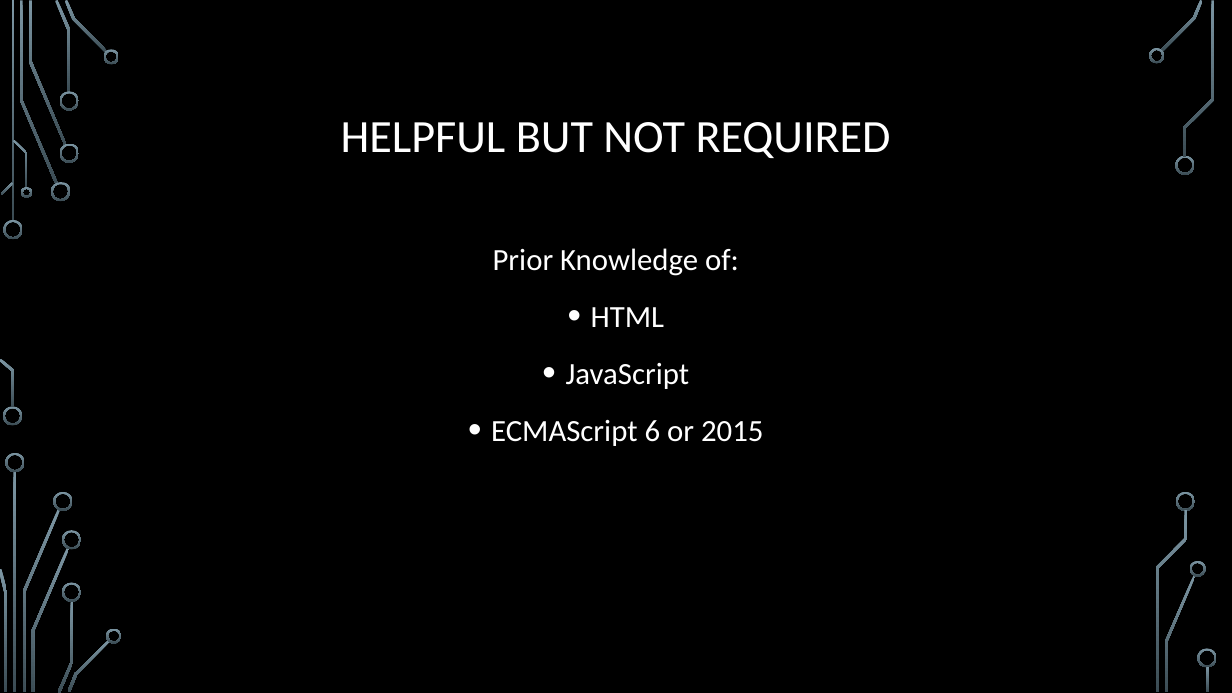
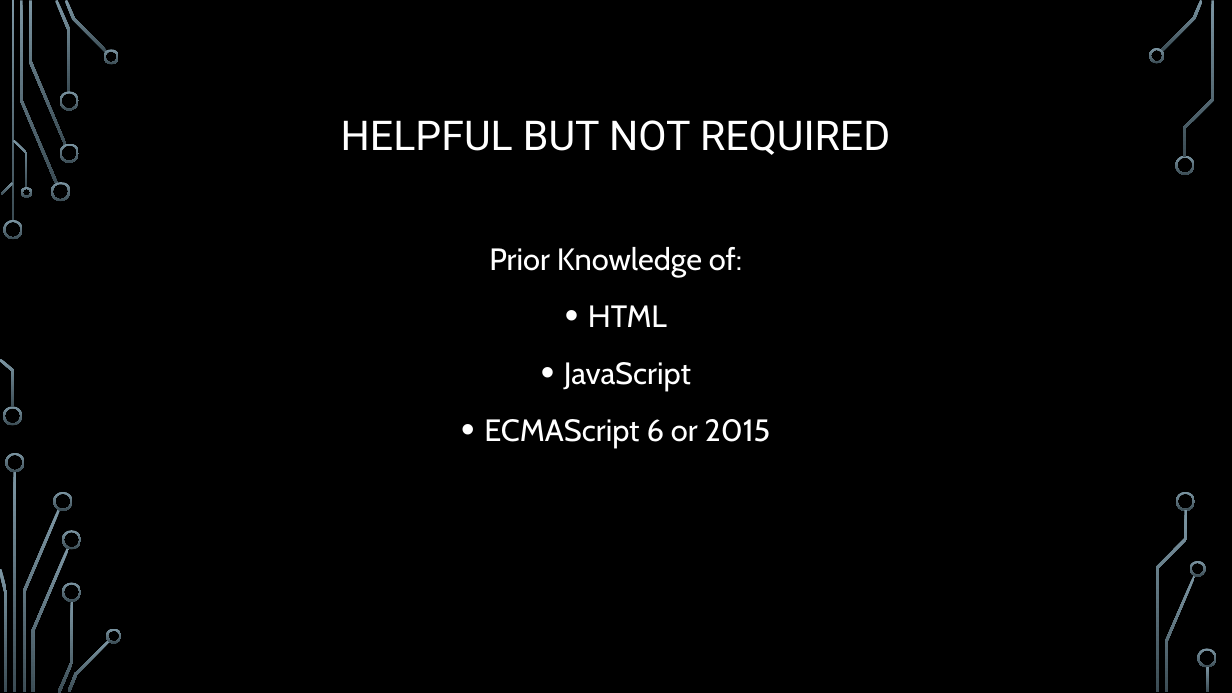
Before and after one commit to kenxwagner/ken_teaches, a slide deck: slide 2 of React/slides/react_lessons_slides.pptx. Drawn at 1232x693 pixels with LibreOffice and Linux fonts; fonts in the diff are those of the drawing; background and template pictures are left out. Boxes give left, top, right and bottom in pixels: in the first picture for what was removed or moved away, otherwise in the second. Text is boxed around its words. In the diff, an @@ line names an element or a change of style, - is before the commit and + after.

Commit message:
Update
Better font use for visual appeal

```diff
--- a/React/slides/react_lessons_slides.pptx
+++ b/React/slides/react_lessons_slides.pptx
@@ title "HELPFUL BUT NOT REQUIRED" at (341,120,890,155): size 36 to 32 pt, font Calibri to Roboto @@
@@ text "Prior Knowledge of:" at (484,247,771,448): font Calibri to Cabin @@
```
Also in this commit, not shown: 2 other slides changed, 1 slide added.
